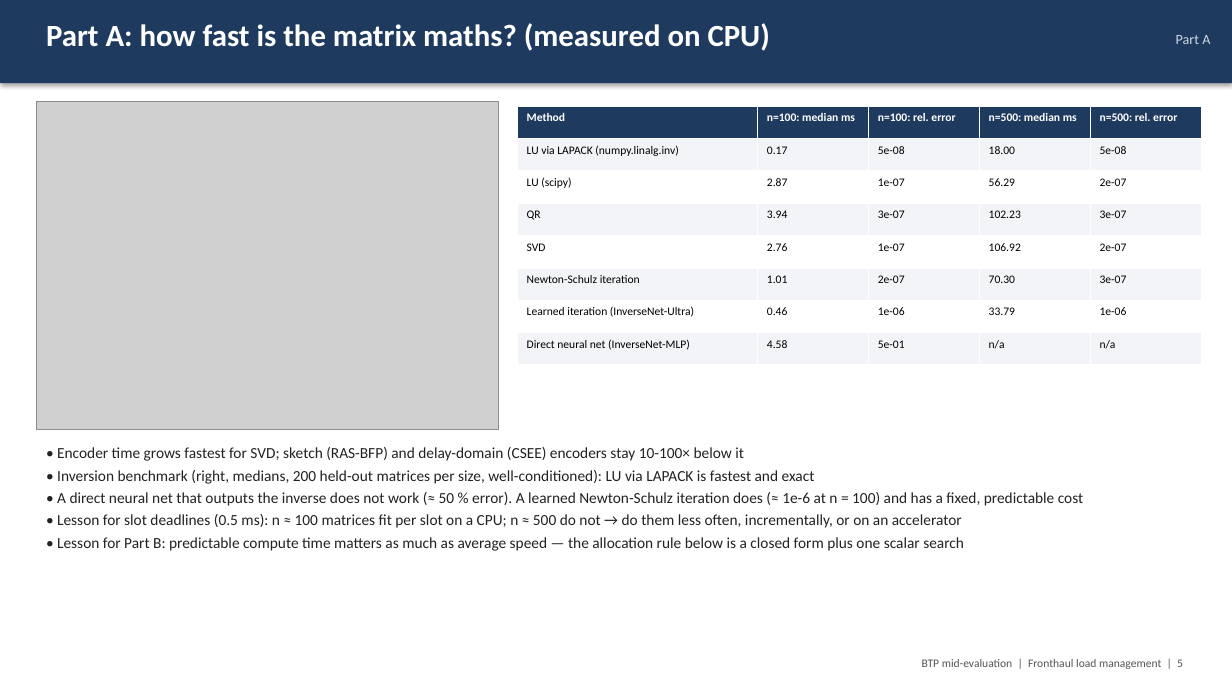
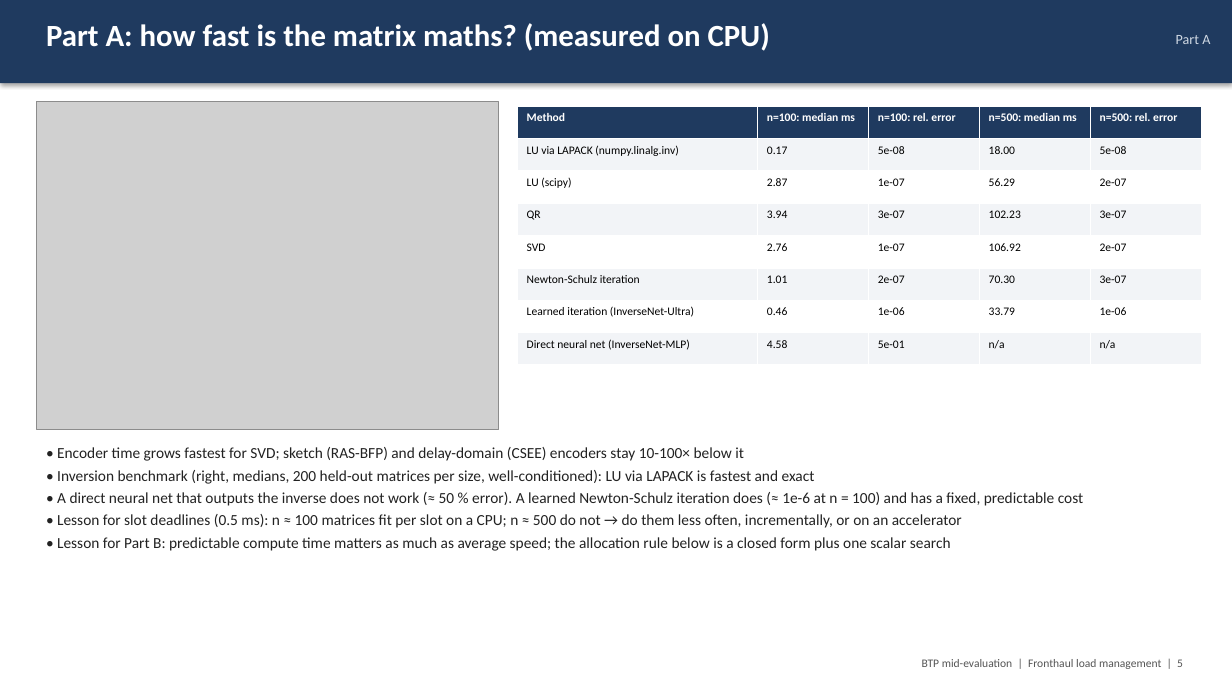
Before and after one commit to Harshvardhan-To1/BTP, a slide deck: slide 5 of docs/fhlm/BTP_midterm_fronthaul_load_management.pptx. Drawn at 1232x693 pixels with LibreOffice and Linux fonts; fonts in the diff are those of the drawing; grey boxes stand for pictures. Boxes give left, top, right and bottom in pixels: in the first picture for what was removed or moved away, otherwise in the second. Text is boxed around its words. In the diff, an @@ line names an element or a change of style, - is before the commit and + after.

```diff
--- a/docs/fhlm/BTP_midterm_fronthaul_load_management.pptx
+++ b/docs/fhlm/BTP_midterm_fronthaul_load_management.pptx
@@ text at <box>57,537,951,551</box>: text changed @@
-• Lesson for Part B: predictable compute time matters as much as average speed — the allocation rule below is a closed form plus one scalar search
+• Lesson for Part B: predictable compute time matters as much as average speed; the allocation rule below is a closed form plus one scalar search
```
Also in this commit, not shown: 19 other slides changed, 22 other files.
